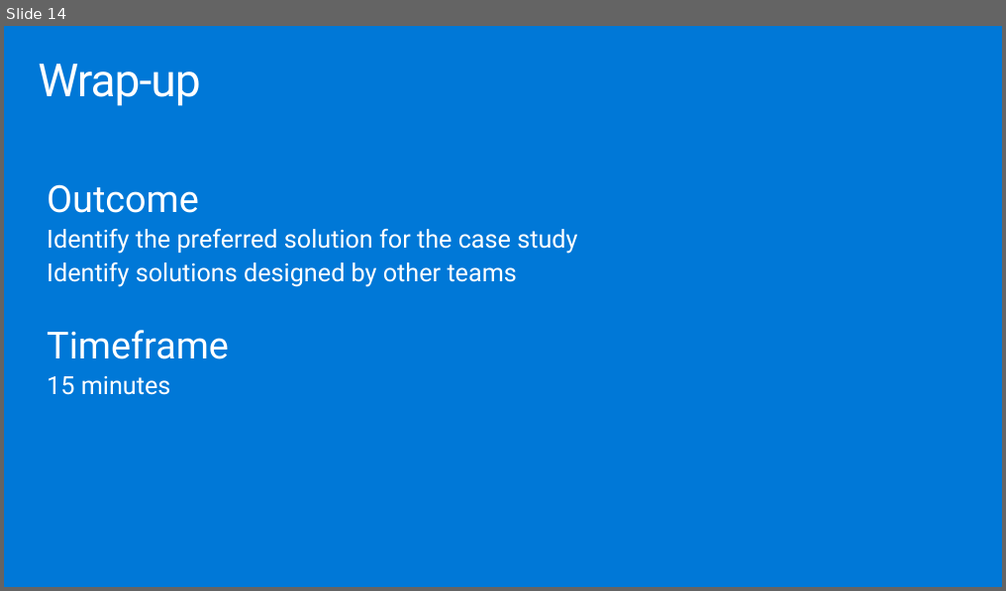
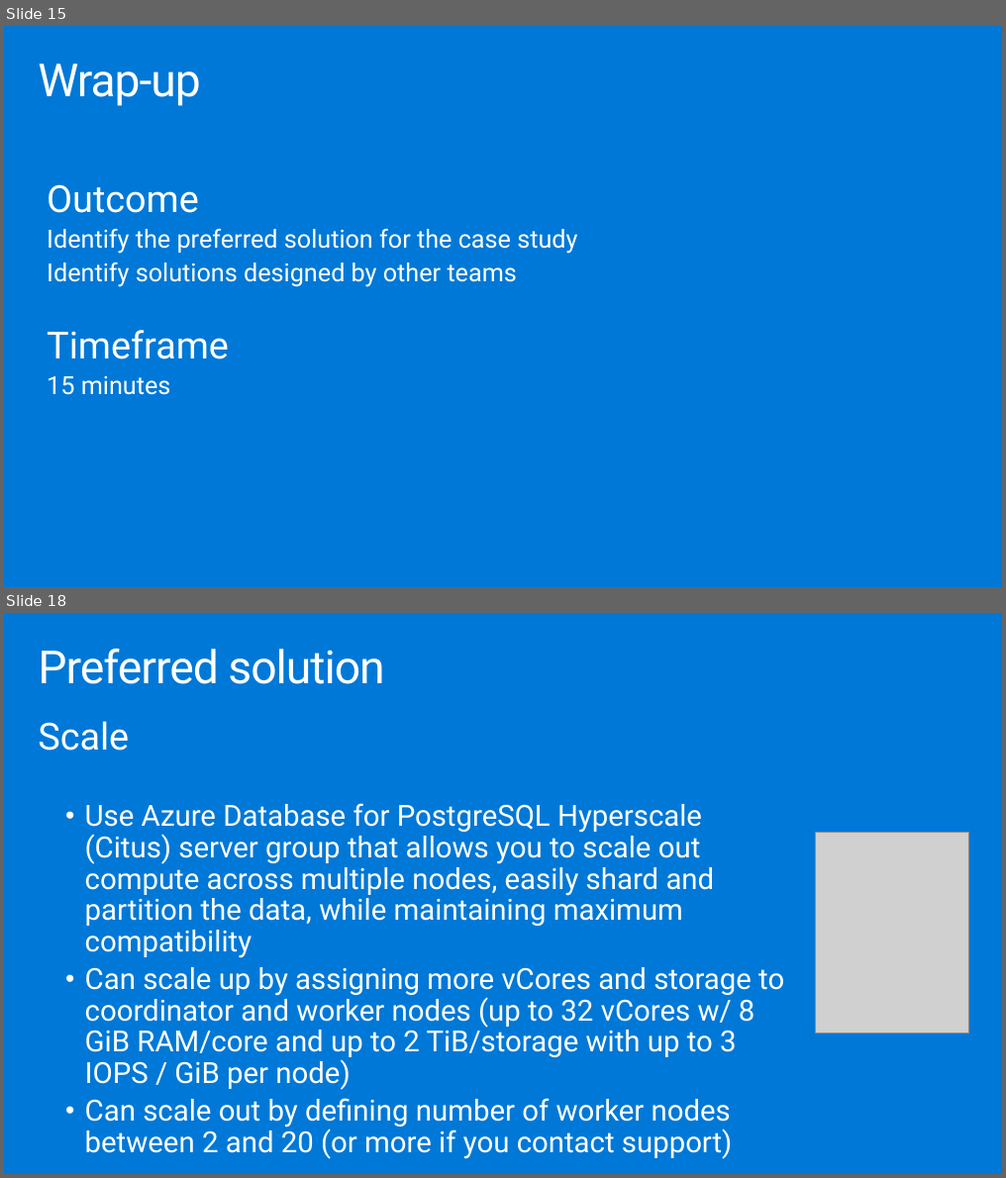
Before and after one commit to solliancenet/MCW-Managed-open-source-databases-on-Azure, a slide deck: Whiteboard design session/WDS trainer presentation - Managed open source databases on Azure.pptx. Shown one above the other, each under a label of ours: slide 14 before the commit, slides 15 and 18 after it; the slides between them are not shown. The pictures are 1006x591 and 1006x1178 pixels, drawn with LibreOffice and Linux fonts; fonts in the diff are those of the drawing; grey boxes stand for pictures. Boxes give left, top, right and bottom in pixels: in the first picture for what was removed or moved away, otherwise in the second. Text is boxed around its words. In the diff, an @@ line names an element or a change of style, - is before the commit and + after.

```diff
--- a/Whiteboard design session/WDS trainer presentation - Managed open source databases on Azure.pptx
+++ b/Whiteboard design session/WDS trainer presentation - Managed open source databases on Azure.pptx
@@ slide 18 added at (4,613,1002,1174), background #0078D7 @@
@@ title added at (38,648,384,684), 44.1 pt, text #FFFFFF @@
+Preferred solution
@@ text added at (38,721,784,1159), 28 pt, text #FFFFFF @@
+Scale
+  • Use Azure Database for PostgreSQL Hyperscale (Citus) server group that allows you to scale out compute across multiple nodes, easily shard and partition the data, while maintaining maximum compatibility
+  • Can scale up by assigning more vCores and storage to coordinator and worker nodes (up to 32 vCores w/ 8 GiB RAM/core and up to 2 TiB/storage with up to 3 IOPS / GiB per node)
+  • Can scale out by defining number of worker nodes between 2 and 20 (or more if you contact support)
@@ picture added at (816,832,969,1033) @@
@@ what was slide 14 is now slide 15 @@
```
Also in this commit, not shown: 23 other slides added, 16 slides removed, 1 other file.
